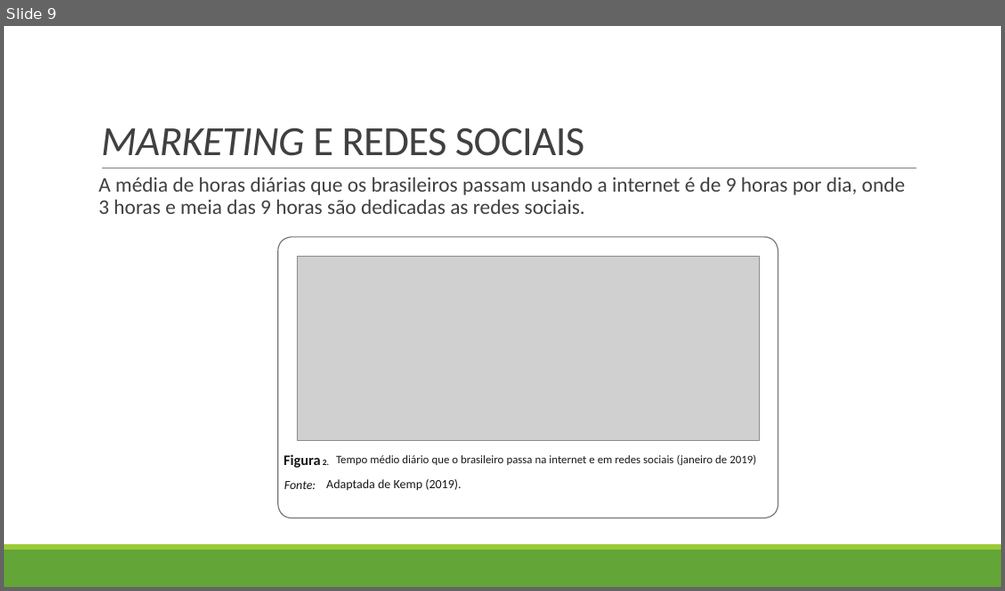
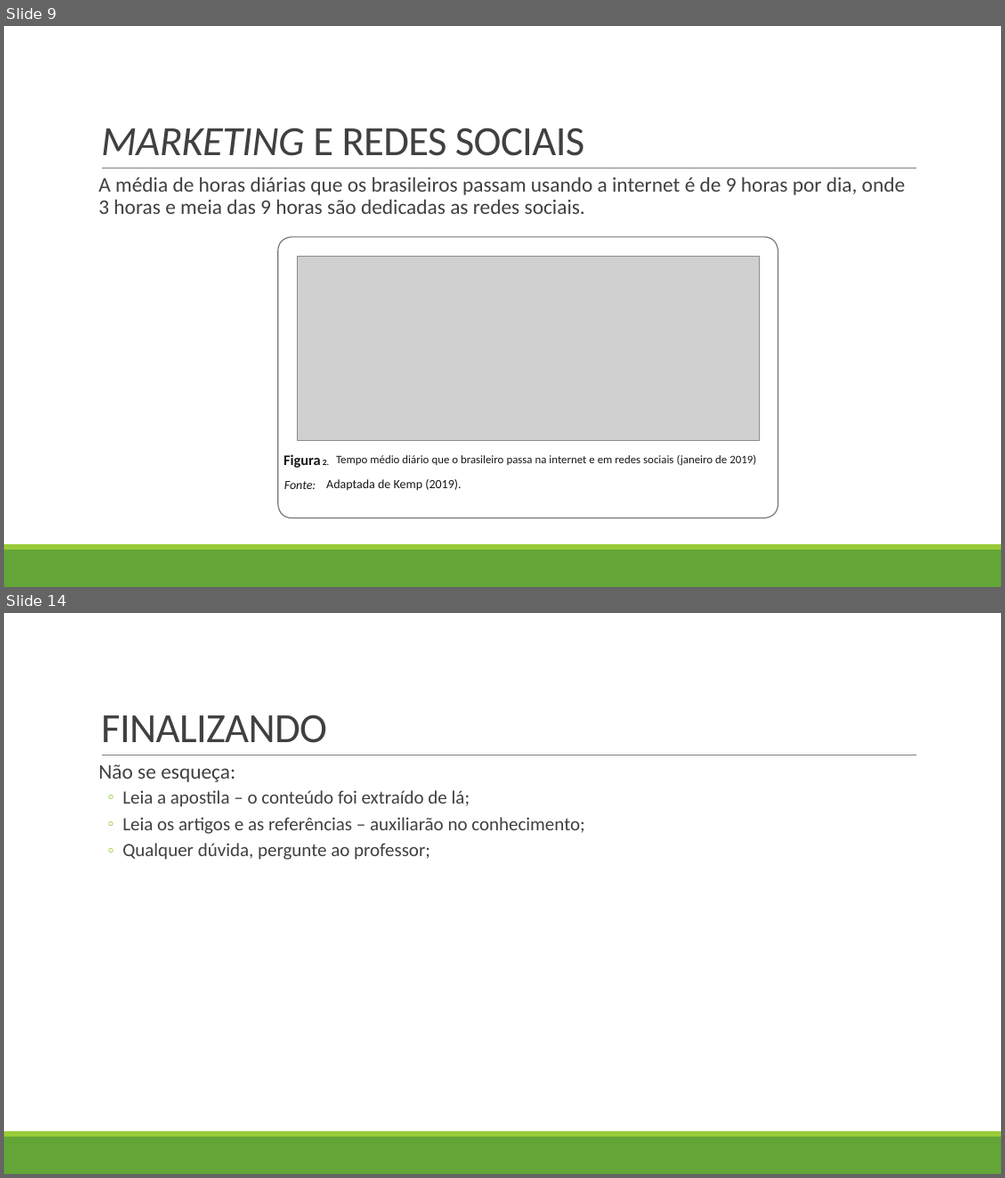
Before and after one commit to LucasHerculanoAmaro/Minhas-Aulas, a slide deck: Euripedes Simões de Paula/Gestão de Conteúdo WEB II/Aula 1/Redes Sociais.pptx. Shown one above the other, each under a label of ours: slide 9 before the commit, slides 9 and 14 after it; the slides between them are not shown. The pictures are 1005x591 and 1005x1178 pixels, drawn with LibreOffice and Linux fonts; fonts in the diff are those of the drawing; grey boxes stand for pictures. Boxes give left, top, right and bottom in pixels: in the first picture for what was removed or moved away, otherwise in the second. Text is boxed around its words. In the diff, an @@ line names an element or a change of style, - is before the commit and + after.

Commit message:
Finalizando aula 1

```diff
--- a/Euripedes Simões de Paula/Gestão de Conteúdo WEB II/Aula 1/Redes Sociais.pptx
+++ b/Euripedes Simões de Paula/Gestão de Conteúdo WEB II/Aula 1/Redes Sociais.pptx
@@ slide 14 added at <box>4,613,1001,1174</box>, background #FFFFFF; not listed: 3 template elements that a slide beside it also shows @@
@@ title added at <box>101,714,327,743</box>, 40 pt, text #404040 @@
+FINALIZANDO
@@ text added at <box>98,764,584,860</box>, 18 pt, text #404040 @@
+  Não se esqueça:
+  ◦ Leia a apostila – o conteúdo foi extraído de lá;
+  ◦ Leia os artigos e as referências – auxiliarão no conhecimento;
+  ◦ Qualquer dúvida, pergunte ao professor;
```
Also in this commit, not shown: 4 other slides added.
